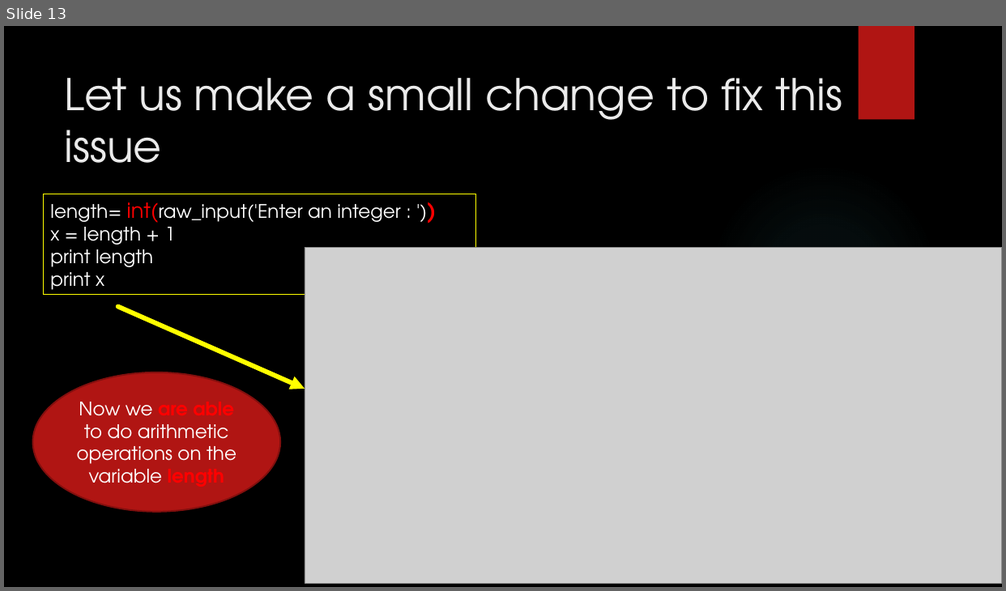
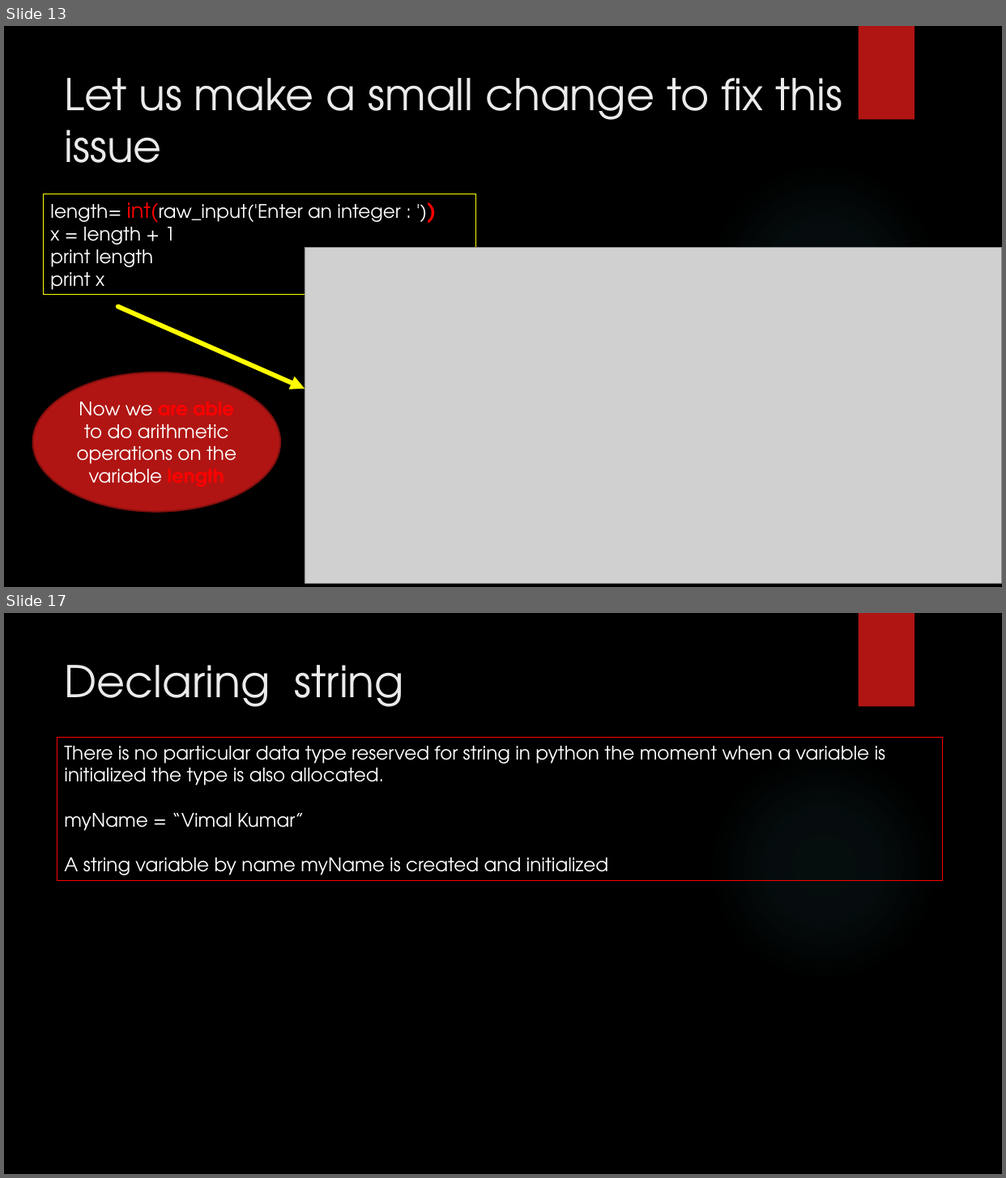
Before and after one commit to girishsukukumar/python, a slide deck: 2. Python.pptx. Shown one above the other, each under a label of ours: slide 13 before the commit, slides 13 and 17 after it; the slides between them are not shown. The pictures are 1006x591 and 1006x1178 pixels, drawn with LibreOffice and Linux fonts; fonts in the diff are those of the drawing; grey boxes stand for pictures; background and template pictures are left out. Boxes give left, top, right and bottom in pixels: in the first picture for what was removed or moved away, otherwise in the second. Text is boxed around its words. In the diff, an @@ line names an element or a change of style, - is before the commit and + after.

```diff
--- a/2. Python.pptx
+++ b/2. Python.pptx
@@ slide 17 added at (4,613,1002,1174), background picture (left out); not listed: 2 template elements that a slide beside it also shows @@
@@ title added at (65,665,404,707), 42 pt, text #EBEBEB @@
+Declaring string
@@ rectangle added at (57,737,943,881), outline #FF0000 0.75 pt, 18 pt, text #FFFFFF @@
+There is no particular data type reserved for string in python the moment when a variable is initialized the type is also allocated.
+myName = “Vimal Kumar”
+A string variable by name myName is created and initialized
```
Also in this commit, not shown: 10 other slides added, 1 other file.
